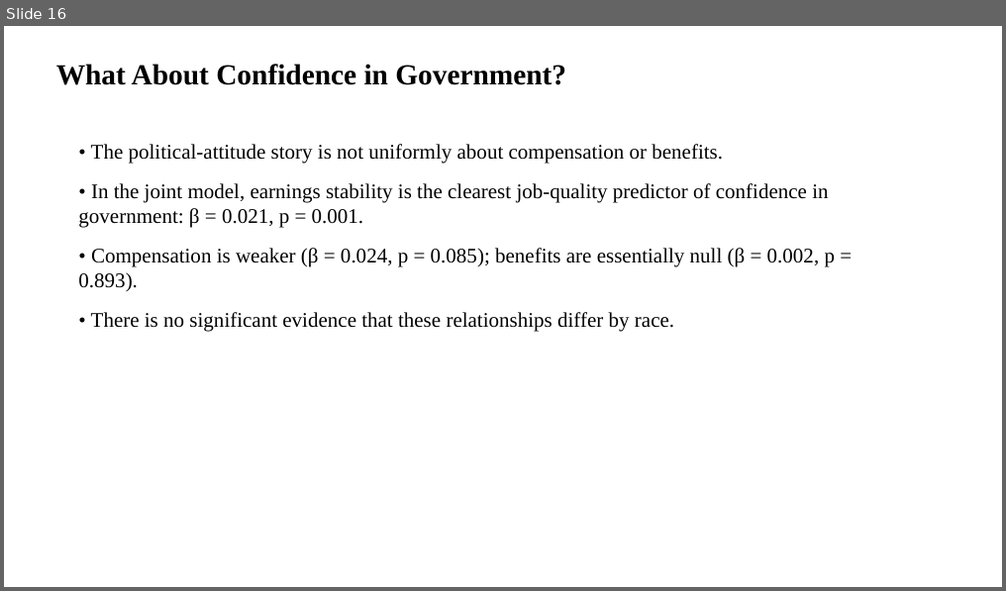
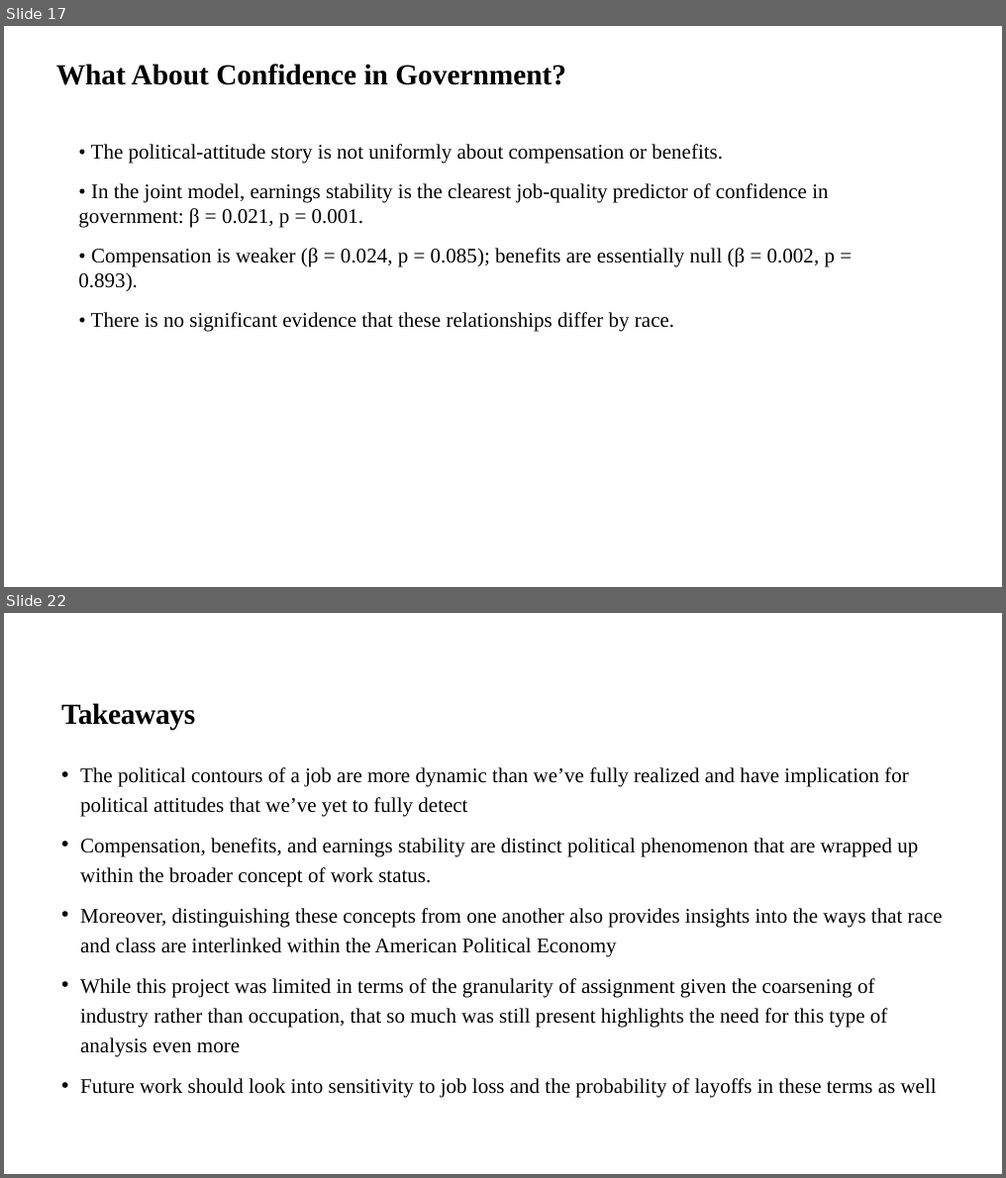
Before and after one commit to chosam2322/Precariat_Politics, a slide deck: Harvard_RaceWorkshop_amended.pptx. Shown one above the other, each under a label of ours: slide 16 before the commit, slides 17 and 22 after it; the slides between them are not shown. The pictures are 1006x591 and 1006x1178 pixels, drawn with LibreOffice and Linux fonts; fonts in the diff are those of the drawing. Boxes give left, top, right and bottom in pixels: in the first picture for what was removed or moved away, otherwise in the second. Text is boxed around its words. In the diff, an @@ line names an element or a change of style, - is before the commit and + after.

Commit message:
Forgot to send these up before the talk. Will get back to work tomorrow on the plane.

```diff
--- a/Harvard_RaceWorkshop_amended.pptx
+++ b/Harvard_RaceWorkshop_amended.pptx
@@ slide 22 added at [4, 613, 1002, 1174], background #FFFFFF @@
@@ title added at [61, 703, 195, 730], 28 pt, text #000000, bold @@
+Takeaways
@@ text added at [80, 767, 943, 1098], 20 pt, text #000000 @@
+• The political contours of a job are more dynamic than we’ve fully realized and have implication for political attitudes that we’ve yet to fully detect
+• Compensation, benefits, and earnings stability are distinct political phenomenon that are wrapped up within the broader concept of work status.
+• Moreover, distinguishing these concepts from one another also provides insights into the ways that race and class are interlinked within the American Political Economy
+• While this project was limited in terms of the granularity of assignment given the coarsening of industry rather than occupation, that so much was still present highlights the need for this type of analysis even more
+• Future work should look into sensitivity to job loss and the probability of layoffs in these terms as well
@@ what was slide 16 is now slide 17 @@
```
Also in this commit, not shown: 8 slides changed, 10 other slides added, 5 slides removed, 12 other files.
